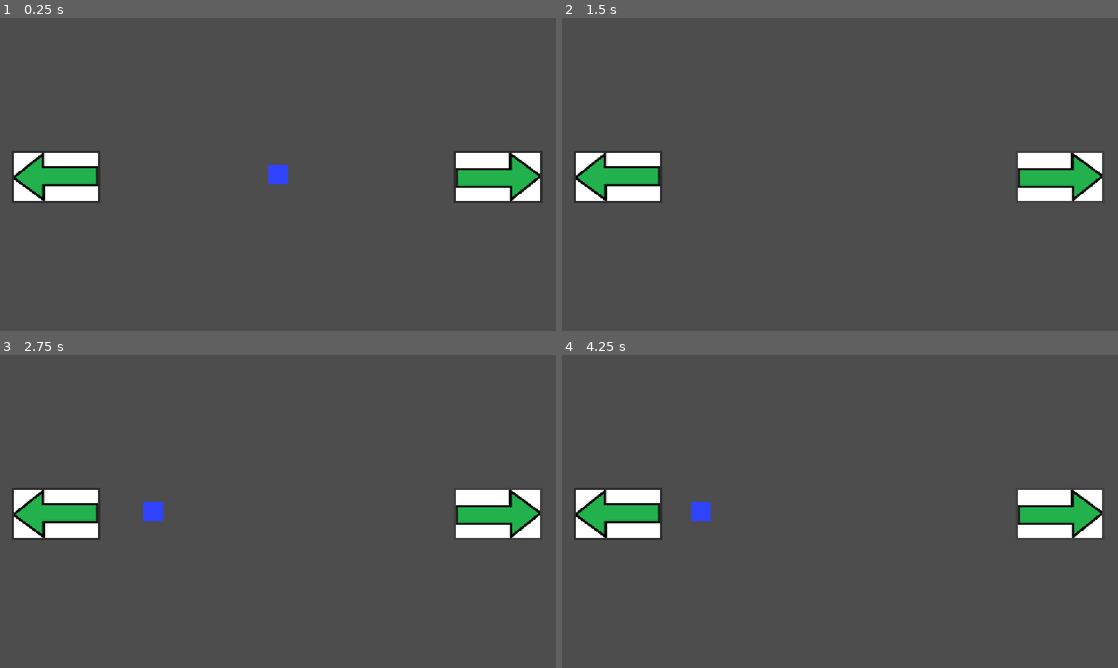
Above: before the commit, frames 1-4 (two rows, left to right).
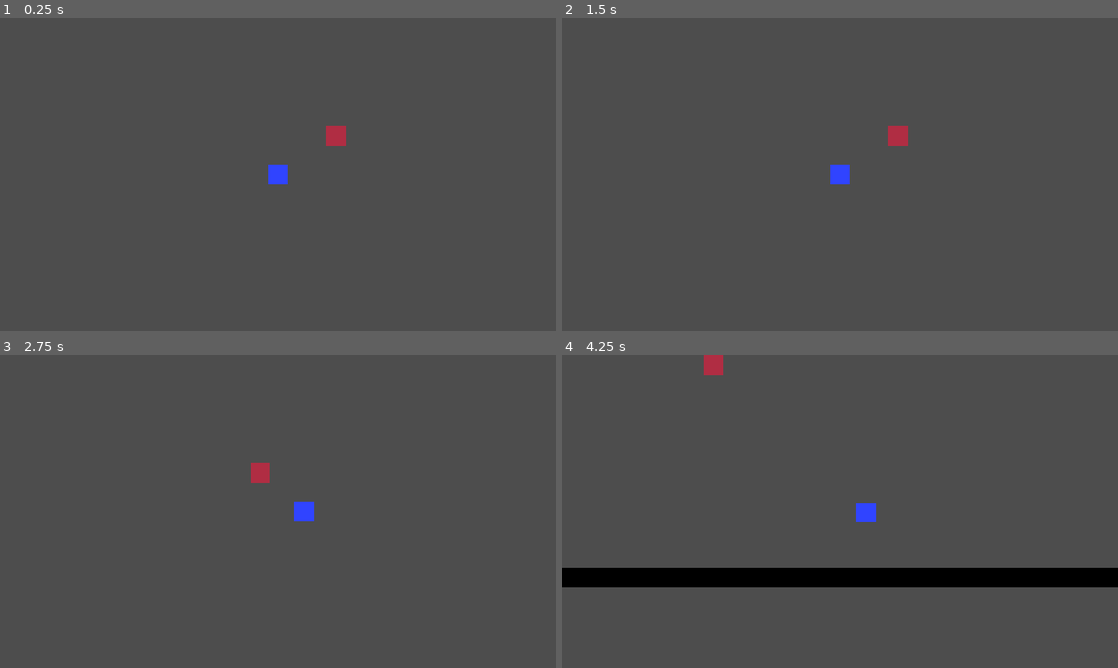
Above: after the commit, the same moments.

Repository: jlpt1212/Brackeys-Game-Jam-Project
Game: Godot game, scene res://node_2d.tscn
Two runs of this game, one before a commit and one after it. Both use one fixed random seed, a clock stepped at 60 frames per second and the inputs below.
Inputs (mouse positions are in pixels of both pictures, inside the frame that each line leads up to):
- Up to frame 1 (0.25 s): no input
- Up to frame 2 (1.5 s): click (617, 177) at 0.52 s; click (1062, 177) at 1.27 s
- Up to frame 3 (2.75 s): hold D (move_right, bound only after the commit) from 2.03 s (still down)
- Up to frame 4 (4.25 s): release D (move_right, bound only after the commit) at 2.78 s; hold S (move_down, bound only after the commit) 2.78-3.53 s; hold D (move_right, bound only after the commit) from 3.53 s (still down)

The runs differ from the first frame. In frame 1, 5.5% of the frame differs, in the area x 2-98%, y 34-60%; in frame 2, 5.4%; in frame 3, 5.6%; in frame 4, 12%, in the area x 0-100%, y 0-75%.

Commit message:
changed game a whole lot
removed the ui buttons and added character movement and map boundaries

Diff:
--- /dev/null
+++ b/character_movement.gd
@@ -0,0 +1,8 @@
+extends CharacterBody2D
+
+@export var speed = 300.0
+
+func _physics_process(delta: float) -> void:
+	var direction := Input.get_vector("move_left", "move_right", "move_up", "move_down")
+	velocity = direction * speed
+	move_and_slide()
--- a/left_button.gd
+++ b/left_button.gd
@@ -13,7 +13,6 @@
 		var tween = create_tween()
 		var target = camera.global_position + offset
 		tween.tween_property(camera, "global_position", target, 1.0)
-
 # Called every frame. 'delta' is the elapsed time since the previous frame.
 func _process(delta: float) -> void:
 	pass
--- a/node_2d.tscn
+++ b/node_2d.tscn
@@ -1,21 +1,17 @@
 [gd_scene format=3 uid="uid://crh50kq2uslxl"]
 
-[ext_resource type="Texture2D" uid="uid://bmx16bnxwg7u2" path="res://left placeholder arrow.png" id="1_0e48y"]
-[ext_resource type="Script" uid="uid://bilff8coti7w7" path="res://left_button.gd" id="2_0hol4"]
-[ext_resource type="Texture2D" uid="uid://cw6eek0ca3j0i" path="res://right placeholder arrow.png" id="2_epypp"]
-[ext_resource type="Script" uid="uid://gaxdqffpkne6" path="res://right_button.gd" id="4_0hol4"]
+[ext_resource type="Script" uid="uid://dt82vd77jiugs" path="res://character_movement.gd" id="1_wtcfe"]
 
 [sub_resource type="RectangleShape2D" id="RectangleShape2D_74whk"]
 
-[sub_resource type="CanvasTexture" id="CanvasTexture_74whk"]
-diffuse_texture = ExtResource("1_0e48y")
+[sub_resource type="RectangleShape2D" id="RectangleShape2D_y32ns"]
+
+[sub_resource type="WorldBoundaryShape2D" id="WorldBoundaryShape2D_74whk"]
 
 [node name="Node2D" type="Node2D" unique_id=1394893672]
 
-[node name="Camera2D" type="Camera2D" parent="." unique_id=2097219412]
-position_smoothing_enabled = true
-
 [node name="CharacterBody2D" type="CharacterBody2D" parent="." unique_id=1757714026]
+script = ExtResource("1_wtcfe")
 
 [node name="CollisionShape2D" type="CollisionShape2D" parent="CharacterBody2D" unique_id=1062701066]
 scale = Vector2(2, 2)
@@ -26,31 +22,98 @@
 offset_top = -20.0
 scale = Vector2(2, 2)
 color = Color(0.1882353, 0.26666668, 1, 1)
+metadata/_edit_use_anchors_ = true
 
-[node name="CanvasLayer" type="CanvasLayer" parent="." unique_id=1427273453]
+[node name="Camera2D" type="Camera2D" parent="CharacterBody2D" unique_id=2097219412]
+position_smoothing_enabled = true
 
-[node name="Control" type="Control" parent="CanvasLayer" unique_id=861322641]
-layout_mode = 3
-anchors_preset = 0
-offset_right = 40.0
-offset_bottom = 40.0
+[node name="RigidBody2D" type="RigidBody2D" parent="." unique_id=161849864]
+mass = 0.001
+gravity_scale = 0.0
 
-[node name="Left Button" type="Button" parent="CanvasLayer/Control" unique_id=903419437 node_paths=PackedStringArray("camera")]
-layout_mode = 0
-offset_left = 25.0
-offset_top = 275.0
-offset_right = 208.0
-offset_bottom = 383.0
-icon = SubResource("CanvasTexture_74whk")
-script = ExtResource("2_0hol4")
-camera = NodePath("../../../Camera2D")
+[node name="ColorRect" type="ColorRect" parent="RigidBody2D" unique_id=800178336]
+anchors_preset = 8
+anchor_left = 0.5
+anchor_top = 0.5
+anchor_right = 0.5
+anchor_bottom = 0.5
+offset_left = 100.0
+offset_top = -100.0
+offset_right = 140.0
+offset_bottom = -60.0
+grow_horizontal = 2
+grow_vertical = 2
+color = Color(0.69099766, 0.17522566, 0.26396063, 1)
+metadata/_edit_use_anchors_ = true
 
-[node name="Right Button" type="Button" parent="CanvasLayer/Control" unique_id=1374881646 node_paths=PackedStringArray("camera")]
-layout_mode = 0
-offset_left = 940.0
-offset_top = 275.0
-offset_right = 1125.0
-offset_bottom = 383.0
-icon = ExtResource("2_epypp")
-script = ExtResource("4_0hol4")
-camera = NodePath("../../../Camera2D")
+[node name="CollisionShape2D" type="CollisionShape2D" parent="RigidBody2D" unique_id=1485383735]
+position = Vector2(120, -80)
+scale = Vector2(2, 2)
+shape = SubResource("RectangleShape2D_y32ns")
+
+[node name="Top Wall" type="RigidBody2D" parent="." unique_id=1930605457]
+mass = 0.001
+gravity_scale = 0.0
+
+[node name="CollisionShape2D" type="CollisionShape2D" parent="Top Wall" unique_id=1638674214]
+position = Vector2(0, -330)
+rotation = 3.1415927
+shape = SubResource("WorldBoundaryShape2D_74whk")
+
+[node name="ColorRect" type="ColorRect" parent="Top Wall" unique_id=743560239]
+offset_left = -1728.0
+offset_top = -370.0
+offset_right = 1728.0
+offset_bottom = -330.0
+color = Color(0, 0, 0, 1)
+metadata/_edit_use_anchors_ = true
+
+[node name="Bottom Wall" type="RigidBody2D" parent="." unique_id=528472487]
+mass = 0.001
+gravity_scale = 0.0
+
+[node name="CollisionShape2D" type="CollisionShape2D" parent="Bottom Wall" unique_id=2139001079]
+position = Vector2(0, 344)
+shape = SubResource("WorldBoundaryShape2D_74whk")
+
+[node name="ColorRect" type="ColorRect" parent="Bottom Wall" unique_id=1623278130]
+offset_left = -1728.0
+offset_top = 340.0
+offset_right = 1728.0
+offset_bottom = 380.0
+color = Color(0, 0, 0, 1)
+metadata/_edit_use_anchors_ = true
+
+[node name="Left Wall" type="RigidBody2D" parent="." unique_id=206990600]
+mass = 0.001
+gravity_scale = 0.0
+
+[node name="CollisionShape2D" type="CollisionShape2D" parent="Left Wall" unique_id=1599160016]
+position = Vector2(-1688, 0)
+rotation = 1.5707964
+shape = SubResource("WorldBoundaryShape2D_74whk")
+
+[node name="ColorRect" type="ColorRect" parent="Left Wall" unique_id=394241173]
+offset_left = -1728.0
+offset_top = -370.0
+offset_right = -1688.0
+offset_bottom = 358.0
+color = Color(0, 0, 0, 1)
+metadata/_edit_use_anchors_ = true
+
+[node name="Right Wall" type="RigidBody2D" parent="." unique_id=634409921]
+mass = 0.001
+gravity_scale = 0.0
+
+[node name="CollisionShape2D" type="CollisionShape2D" parent="Right Wall" unique_id=719155175]
+position = Vector2(1688, 0)
+rotation = 4.712389
+shape = SubResource("WorldBoundaryShape2D_74whk")
+
+[node name="ColorRect" type="ColorRect" parent="Right Wall" unique_id=1734861539]
+offset_left = 1688.0
+offset_top = -370.0
+offset_right = 1728.0
+offset_bottom = 358.0
+color = Color(0, 0, 0, 1)
+metadata/_edit_use_anchors_ = true
--- /dev/null
+++ b/player_movement.gd
@@ -0,0 +1,12 @@
+extends CharacterBody2D
+
+@export var speed: float = 300.0
+
+# Called when the node enters the scene tree for the first time.
+func _ready() -> void:
+	pass # Replace with function body.
+
+
+# Called every frame. 'delta' is the elapsed time since the previous frame.
+func _process(delta: float) -> void:
+	pass
--- a/project.godot
+++ b/project.godot
@@ -20,6 +20,33 @@
 window/stretch/mode="canvas_items"
 window/stretch/aspect="expand"
 
+[input]
+
+move_left={
+"deadzone": 0.2,
+"events": [Object(InputEventKey,"resource_local_to_scene":false,"resource_name":"","device":-1,"window_id":0,"alt_pressed":false,"shift_pressed":false,"ctrl_pressed":false,"meta_pressed":false,"pressed":false,"keycode":0,"physical_keycode":65,"key_label":0,"unicode":97,"location":0,"echo":false,"script":null)
+, Object(InputEventKey,"resource_local_to_scene":false,"resource_name":"","device":-1,"window_id":0,"alt_pressed":false,"shift_pressed":false,"ctrl_pressed":false,"meta_pressed":false,"pressed":false,"keycode":0,"physical_keycode":4194319,"key_label":0,"unicode":0,"location":0,"echo":false,"script":null)
+]
+}
+move_right={
+"deadzone": 0.2,
+"events": [Object(InputEventKey,"resource_local_to_scene":false,"resource_name":"","device":-1,"window_id":0,"alt_pressed":false,"shift_pressed":false,"ctrl_pressed":false,"meta_pressed":false,"pressed":false,"keycode":0,"physical_keycode":68,"key_label":0,"unicode":100,"location":0,"echo":false,"script":null)
+, Object(InputEventKey,"resource_local_to_scene":false,"resource_name":"","device":-1,"window_id":0,"alt_pressed":false,"shift_pressed":false,"ctrl_pressed":false,"meta_pressed":false,"pressed":false,"keycode":0,"physical_keycode":4194321,"key_label":0,"unicode":0,"location":0,"echo":false,"script":null)
+]
+}
+move_up={
+"deadzone": 0.2,
+"events": [Object(InputEventKey,"resource_local_to_scene":false,"resource_name":"","device":-1,"window_id":0,"alt_pressed":false,"shift_pressed":false,"ctrl_pressed":false,"meta_pressed":false,"pressed":false,"keycode":0,"physical_keycode":87,"key_label":0,"unicode":119,"location":0,"echo":false,"script":null)
+, Object(InputEventKey,"resource_local_to_scene":false,"resource_name":"","device":-1,"window_id":0,"alt_pressed":false,"shift_pressed":false,"ctrl_pressed":false,"meta_pressed":false,"pressed":false,"keycode":0,"physical_keycode":4194320,"key_label":0,"unicode":0,"location":0,"echo":false,"script":null)
+]
+}
+move_down={
+"deadzone": 0.2,
+"events": [Object(InputEventKey,"resource_local_to_scene":false,"resource_name":"","device":-1,"window_id":0,"alt_pressed":false,"shift_pressed":false,"ctrl_pressed":false,"meta_pressed":false,"pressed":false,"keycode":0,"physical_keycode":83,"key_label":0,"unicode":115,"location":0,"echo":false,"script":null)
+, Object(InputEventKey,"resource_local_to_scene":false,"resource_name":"","device":-1,"window_id":0,"alt_pressed":false,"shift_pressed":false,"ctrl_pressed":false,"meta_pressed":false,"pressed":false,"keycode":0,"physical_keycode":4194322,"key_label":0,"unicode":0,"location":0,"echo":false,"script":null)
+]
+}
+
 [physics]
 
 3d/physics_engine="Jolt Physics"
Not shown, added: character_movement.gd.uid
Not shown, added: player_movement.gd.uid
